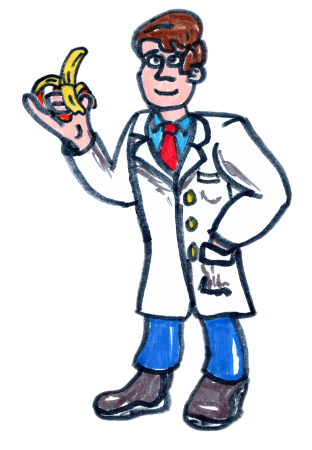
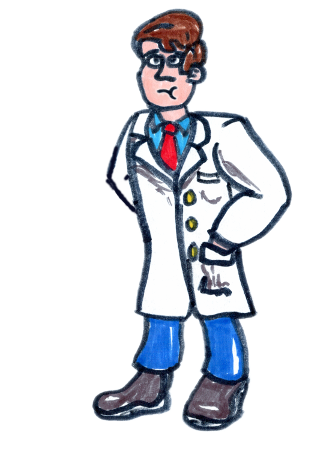
Layer changes from the first w=312, h=450 image to the second:
hid "Arm Up" over <box>22,46,136,211</box>
showed "Mouth Chew 2" over <box>155,85,180,102</box>
hid "Mouth Smile" over <box>152,87,180,97</box>
showed "Arm Back" over <box>105,111,137,217</box>
